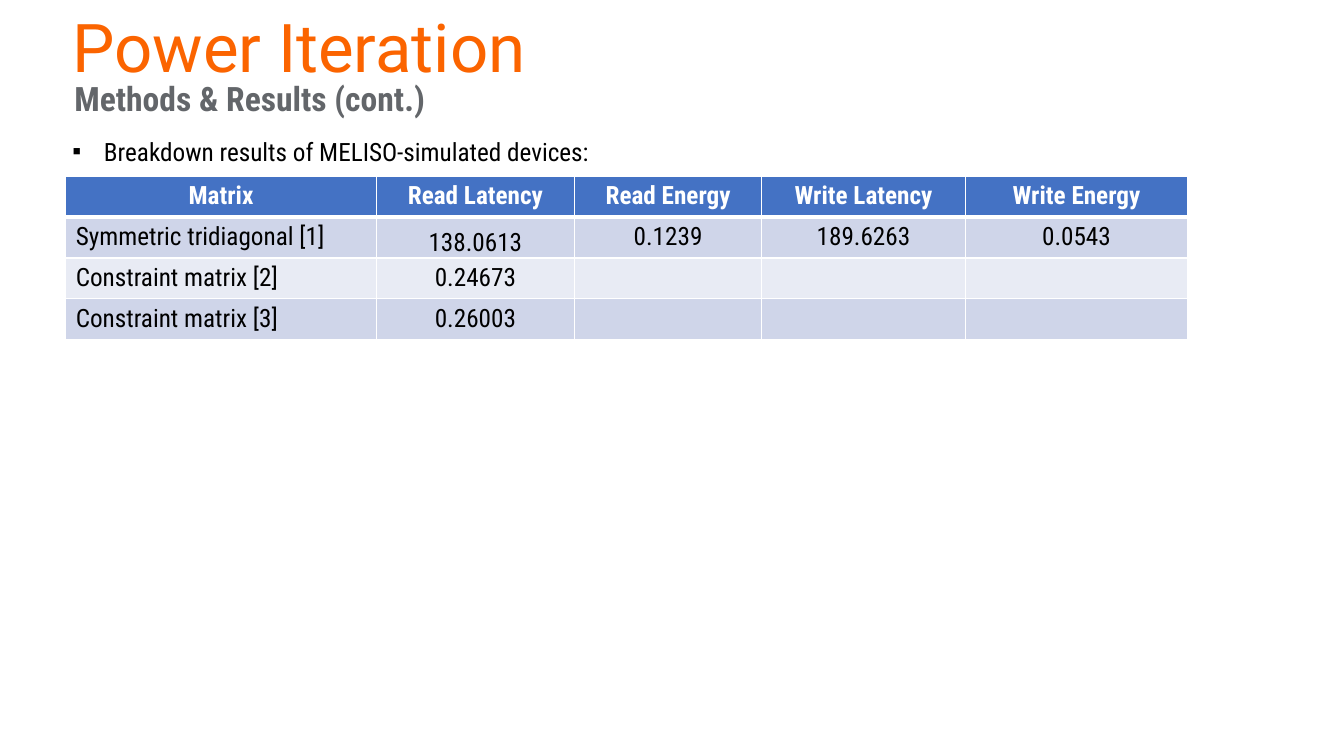
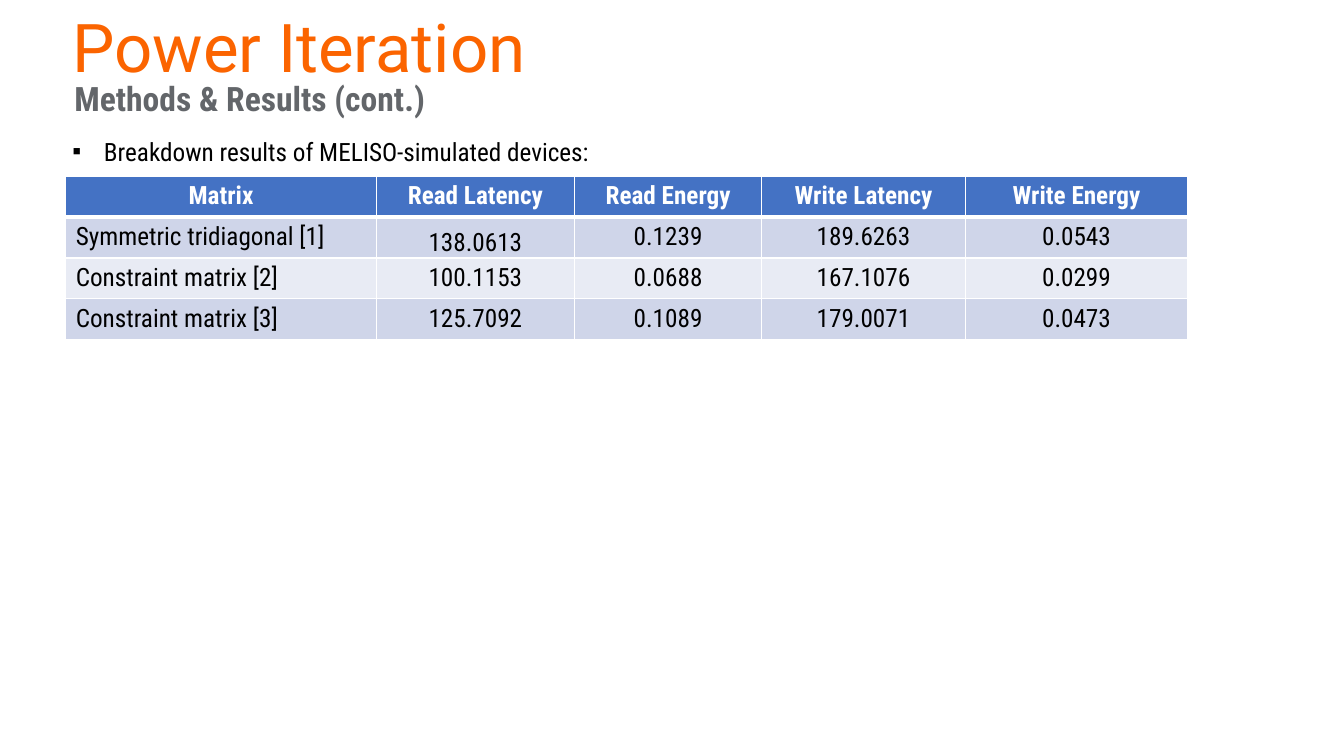
Before and after one commit to disys-lab/meliso, a slide deck: slide 5 of MELISOvsGPU.pptx. Drawn at 1344x756 pixels with LibreOffice and Linux fonts; fonts in the diff are those of the drawing; background and template pictures are left out. Boxes give left, top, right and bottom in pixels: in the first picture for what was removed or moved away, otherwise in the second. Text is boxed around its words. In the diff, an @@ line names an element or a change of style, - is before the commit and + after.

```diff
--- a/MELISOvsGPU.pptx
+++ b/MELISOvsGPU.pptx
@@ table at (66, 176, 1189, 340) @@
-row 3: Constraint matrix [2] | 0.24673 |  |  | 
+row 3: Constraint matrix [2] | 100.1153 | 0.0688 | 167.1076 | 0.0299
-row 4: Constraint matrix [3] | 0.26003 |  |  | 
+row 4: Constraint matrix [3] | 125.7092 | 0.1089 | 179.0071 | 0.0473
```
Also in this commit, not shown: 1 other slide changed.
